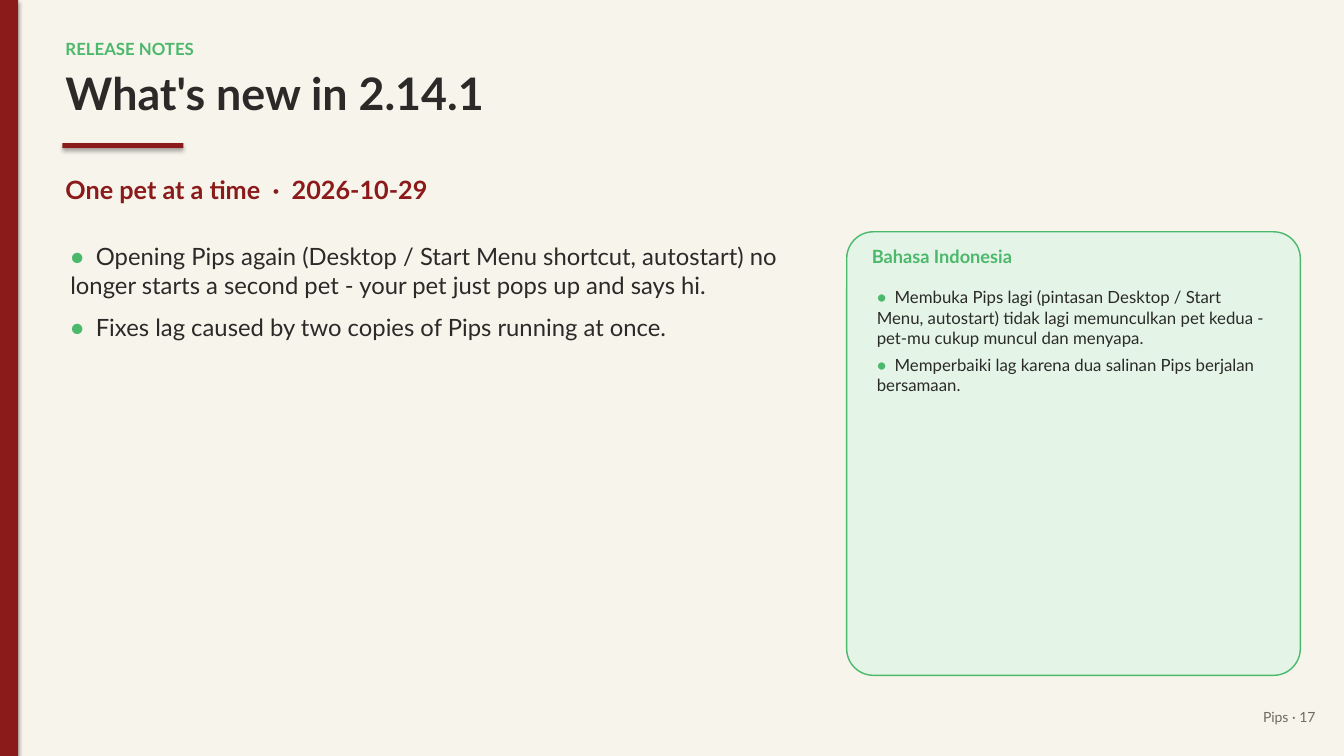
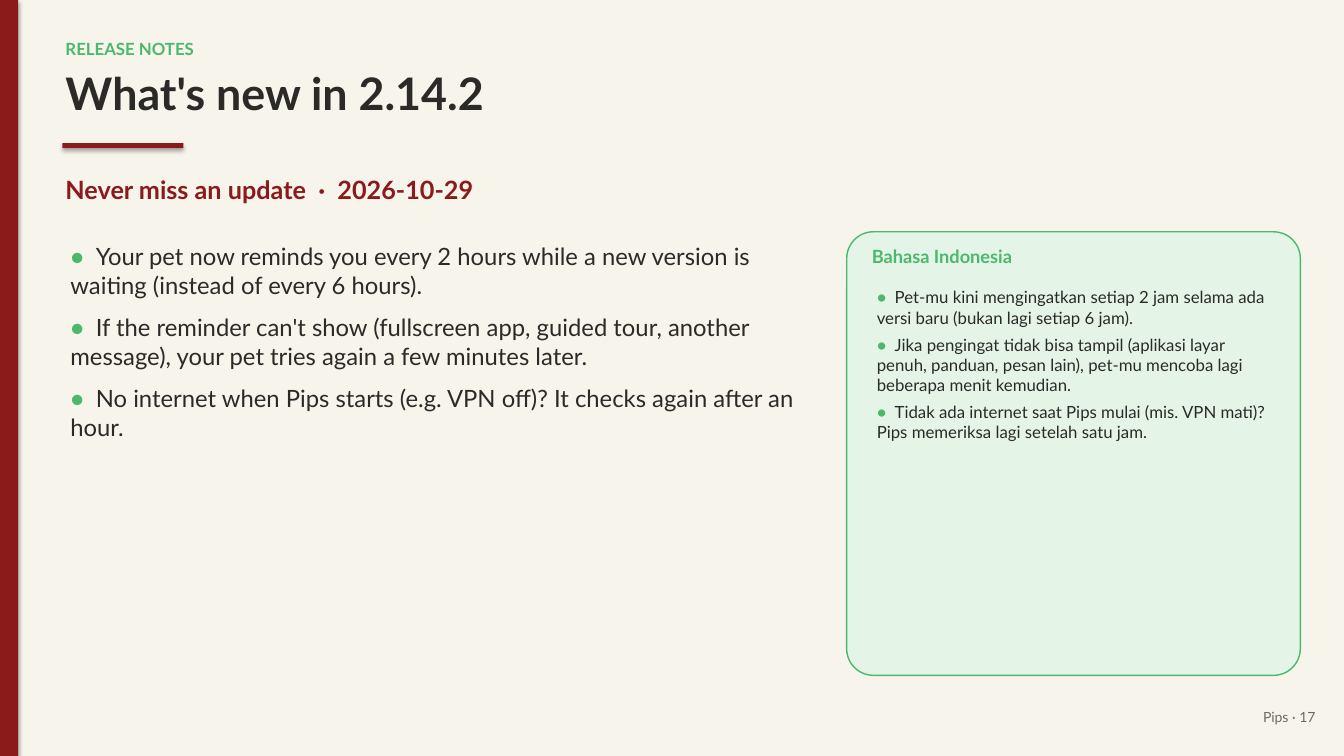
Before and after one commit to juw12/projects, a slide deck: slide 17 of apps/pips/web/download/Pips-Guide.pptx. Drawn at 1344x756 pixels with LibreOffice and Linux fonts; fonts in the diff are those of the drawing. Boxes give left, top, right and bottom in pixels: in the first picture for what was removed or moved away, otherwise in the second. Text is boxed around its words. In the diff, an @@ line names an element or a change of style, - is before the commit and + after.

Commit message:
pips 2.14.2: Never miss an update

```diff
--- a/apps/pips/web/download/Pips-Guide.pptx
+++ b/apps/pips/web/download/Pips-Guide.pptx
@@ text at <box>65,76,484,111</box>: text changed @@
-What's new in 2.14.1
+What's new in 2.14.2
@@ text at <box>65,180,473,204</box>: text changed @@
-One pet at a time · 2026-10-29
+Never miss an update · 2026-10-29
@@ text at <box>70,247,793,436</box>: text changed @@
-• Opening Pips again (Desktop / Start Menu shortcut, autostart) no longer starts a second pet - your pet just pops up and says hi.
-• Fixes lag caused by two copies of Pips running at once.
+• Your pet now reminds you every 2 hours while a new version is waiting (instead of every 6 hours).
+• If the reminder can't show (fullscreen app, guided tour, another message), your pet tries again a few minutes later.
+• No internet when Pips starts (e.g. VPN off)? It checks again after an hour.
@@ text at <box>877,290,1265,441</box>: text changed @@
-• Membuka Pips lagi (pintasan Desktop / Start Menu, autostart) tidak lagi memunculkan pet kedua - pet-mu cukup muncul dan menyapa.
-• Memperbaiki lag karena dua salinan Pips berjalan bersamaan.
+• Pet-mu kini mengingatkan setiap 2 jam selama ada versi baru (bukan lagi setiap 6 jam).
+• Jika pengingat tidak bisa tampil (aplikasi layar penuh, panduan, pesan lain), pet-mu mencoba lagi beberapa menit kemudian.
+• Tidak ada internet saat Pips mulai (mis. VPN mati)? Pips memeriksa lagi setelah satu jam.
```
Also in this commit, not shown: 2 other slides changed, 8 other files.
